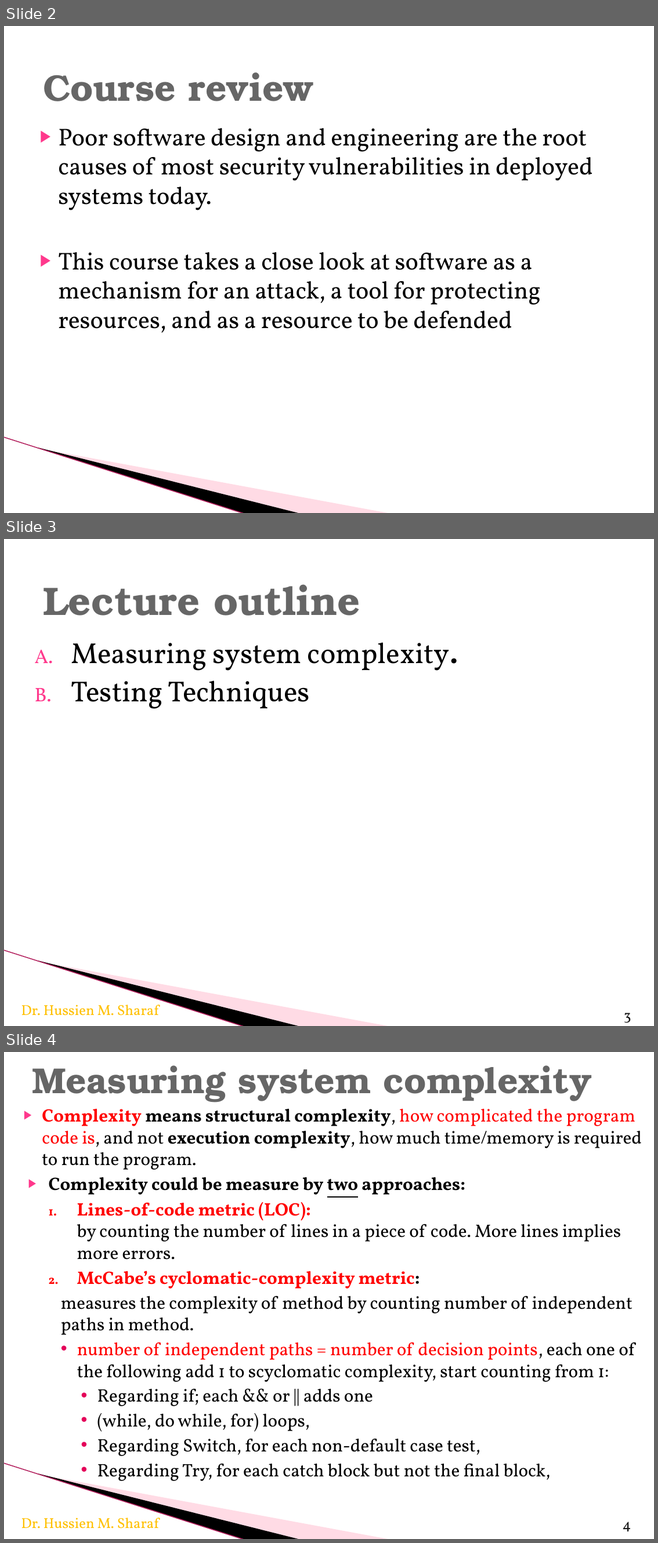
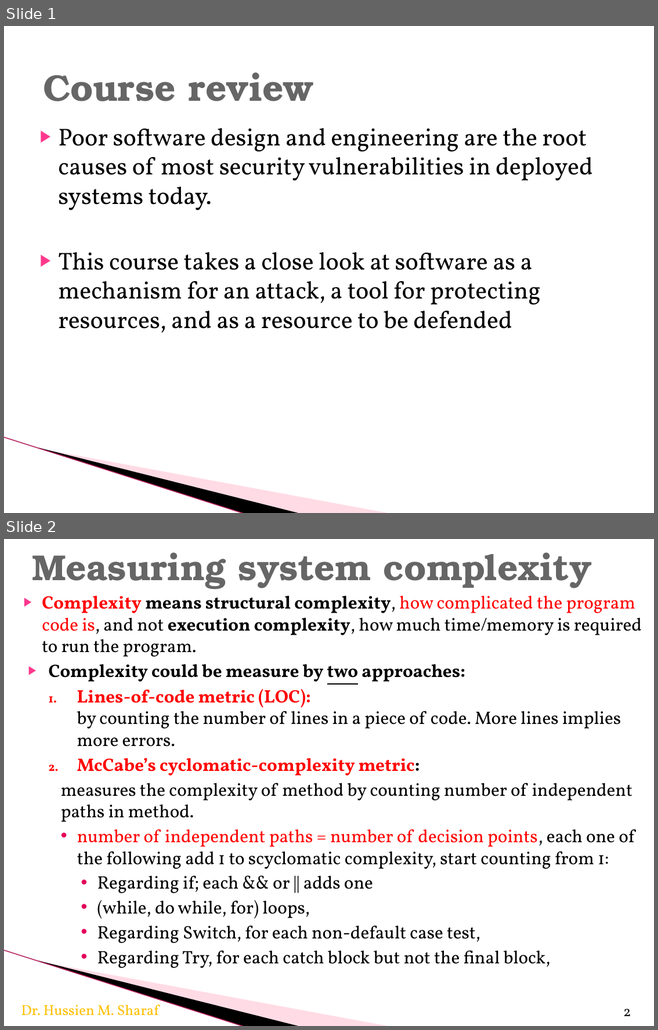
Before and after one commit to KShawki/CU, a slide deck: Security/Hussien-Lectures/Lec2 Measuring system complexity.pptx. Shown one above the other, each under a label of ours: slides 2, 3 and 4 before the commit, slides 1 and 2 after it. The pictures are 658x1543 and 658x1030 pixels, drawn with LibreOffice and Linux fonts; fonts in the diff are those of the drawing; background and template pictures are left out. Boxes give left, top, right and bottom in pixels: in the first picture for what was removed or moved away, otherwise in the second. Text is boxed around its words. In the diff, an @@ line names an element or a change of style, - is before the commit and + after.

```diff
--- a/Security/Hussien-Lectures/Lec2 Measuring system complexity.pptx
+++ b/Security/Hussien-Lectures/Lec2 Measuring system complexity.pptx
@@ slide 3 removed at <box>4,539,654,1026</box>, background #FFFFFF; not listed: 3 template elements that a slide beside it also shows @@
@@ title removed at <box>43,584,360,616</box> @@
-Lecture outline
@@ text removed at <box>71,642,458,709</box> @@
-A. Measuring system complexity.
-B. Testing Techniques
@@ text removed at <box>21,1005,159,1016</box> @@
-Dr. Hussien M. Sharaf
@@ page number removed at <box>623,1013,631,1023</box> @@
-3
@@ what was slide 2 is now slide 1 @@
@@ what was slide 4 is now slide 2 @@
@@ page number at <box>623,1009,630,1016</box>: text changed @@
-4
+2
```
Also in this commit, not shown: 3 other slides removed, 19 other files.
